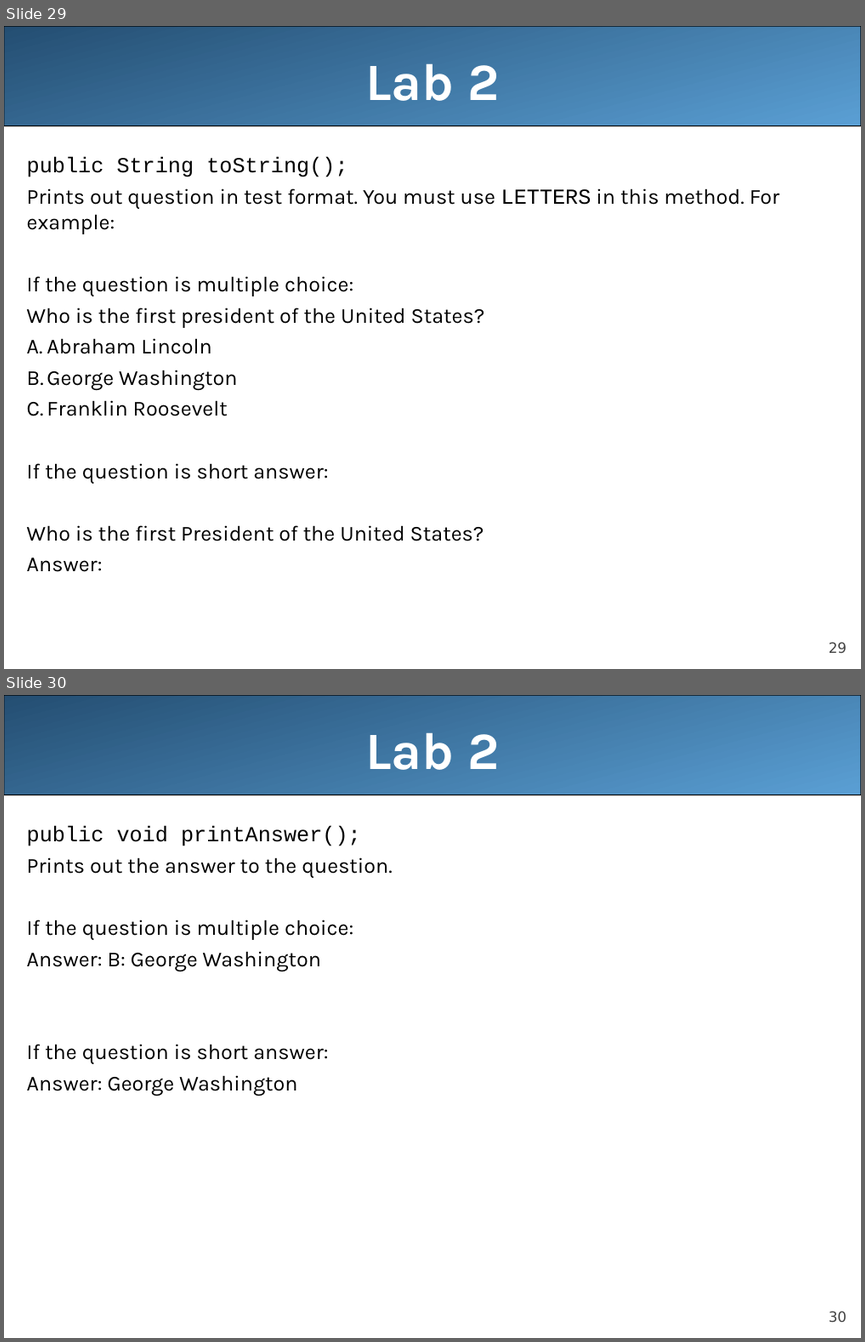
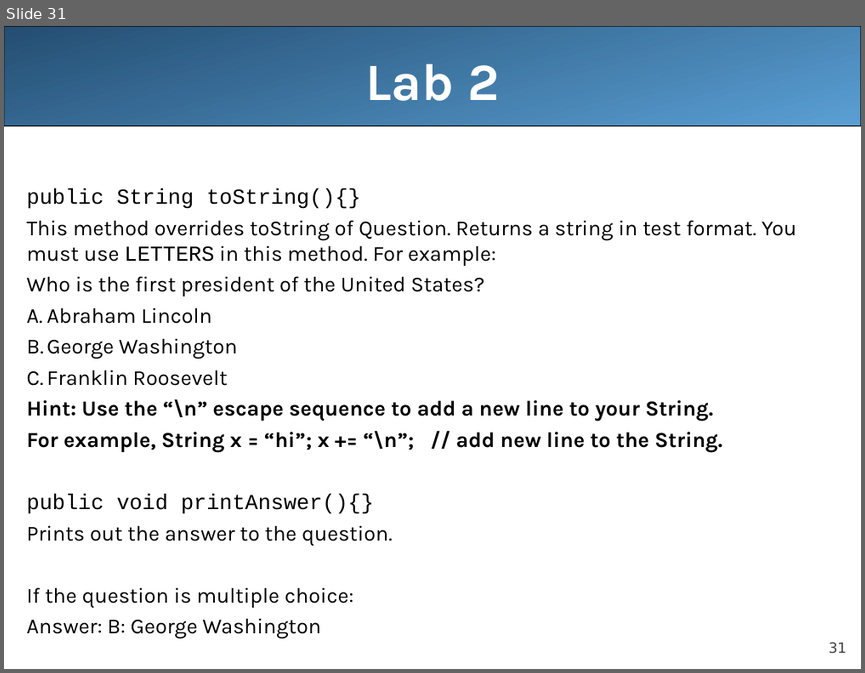
Before and after one commit to LongBaoNguyen/longbaonguyen.github.io, a slide deck: courses/apcsa/lecture16.ppt. Shown one above the other, each under a label of ours: slides 29 and 30 before the commit, slide 31 after it. The pictures are 865x1342 and 865x673 pixels, drawn with LibreOffice and Linux fonts; fonts in the diff are those of the drawing. Boxes give left, top, right and bottom in pixels: in the first picture for what was removed or moved away, otherwise in the second. Text is boxed around its words. In the diff, an @@ line names an element or a change of style, - is before the commit and + after.

```diff
--- a/courses/apcsa/lecture16.ppt
+++ b/courses/apcsa/lecture16.ppt
@@ slide 30 removed at (4, 695, 861, 1338), background #FFFFFF; not listed: 2 template elements that a slide beside it also shows @@
@@ title removed at (365, 732, 499, 770) @@
-Lab 2
@@ text removed at (27, 826, 392, 1095) @@
-public void printAnswer();
-Prints out the answer to the question.
-If the question is multiple choice:
-Answer: B: George Washington
-If the question is short answer:
-Answer: George Washington
@@ what was slide 29 is now slide 31 @@
@@ slide 31 changed as well @@
@@ text at (27, 188, 796, 266): text changed @@
-public String toString();
-Prints out question in test format. You must use LETTERS in this method. For example:
-If the question is multiple choice:
+public String toString(){}
+This method overrides toString of Question. Returns a string in test format. You must use LETTERS in this method. For example:
@@ text at (27, 399, 722, 639): text changed @@
-If the question is short answer:
-Who is the first President of the United States?
-Answer:
+Hint: Use the “\n” escape sequence to add a new line to your String.
+For example, String x = “hi”; x += “\n”; // add new line to the String.
+public void printAnswer(){}
+Prints out the answer to the question.
+If the question is multiple choice:
+Answer: B: George Washington
@@ page number at (828, 641, 846, 653): text changed @@
-29
+31
```
Also in this commit, not shown: 28 other slides changed, 3 slides added, 4 other files.
